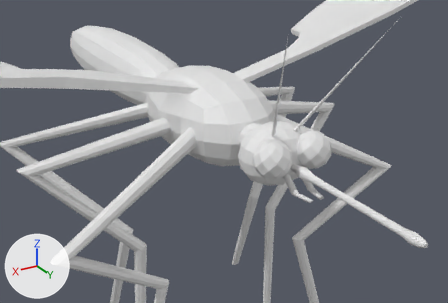
The FBX model Assets/Models/Nora Jazz/enemy.fbx: old version first, new version second.
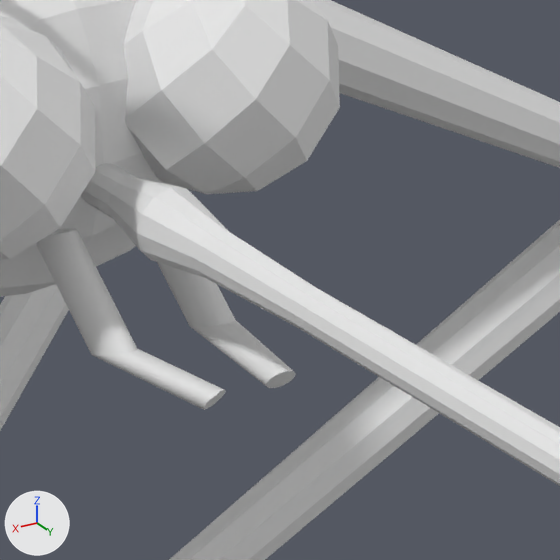
Each version is shown from a 50 mm lens placed at (1.285, 5.144, 0.939), pointed at (0.222, 3.372, 0.053), then close up on the part from 62% to 82% of the width and 45% to 75% of the height. The axes (+X, +Y, +Z) are drawn at lower left. The lights are the same throughout. Where no turn or scale is listed for an object, it has been applied to the vertices.

In view in the first close-up: 'eye.l', 'eye.r', 'front leg.l', 'head', 'mid leg.l', 'poker..l', 'poker.r', 'sucker'.
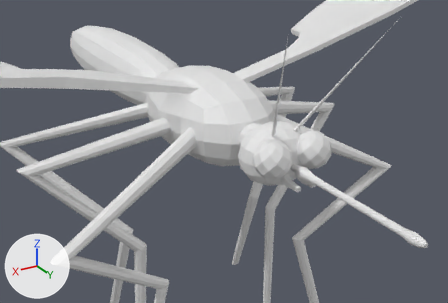
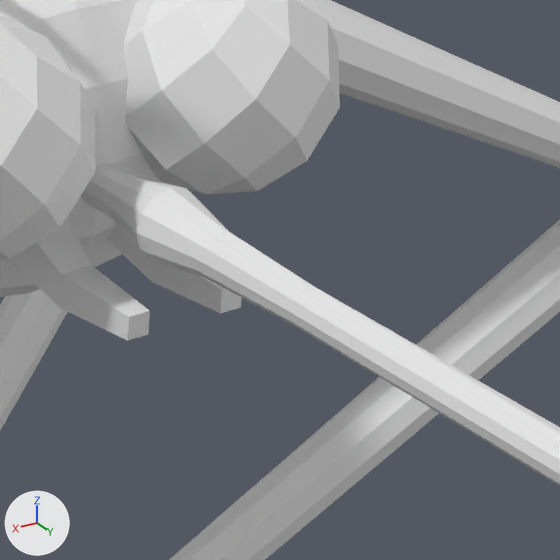
Commit message: final enemy

Boxes (x1, y1, x2, y2) around the edits, measured in the close-ups (560 x 560 px):
'poker.r', no longer drawn: before (36, 228, 226, 410)
'Cube.001', added: after (13, 218, 150, 341)
'poker..l', deleted: before (157, 262, 296, 388)
'Cube', added: after (107, 223, 242, 313)

The change in detail:
me_cone_016 is used by ob_poker_r; location (0.0, 3.4106, -0.0212); rotation (0.0, 0.0, -3.142), in degrees (0, 0, -180); scale (-0.116, -0.116, -0.537).
me_cone_016 had 96 vertices, 66 faces and spanned x 0.138..0.394, y 0.622..2.013, z 0.008..0.132.
me_cone_016 now has 0 vertices, 0 faces and spans empty.
me_cone_016 part 1: the whole mesh is rebuilt.
Mesh me_cube is new.
It has 18 vertices, 16 faces and spans x -0.0149..0.0149, y -0.04..0.0617, z -0.0223..0.0184.
Mesh me_cube_001 is new.
It has 18 vertices, 16 faces and spans x -0.0149..0.0149, y -0.04..0.0617, z -0.0223..0.0184.
Object 'poker.r' (ob_poker_r) moves from (0.0, 3.4106, -0.0212) to (0.0, 3.3806, -0.0212).
Object 'poker..l' (ob_poker__l) is deleted.
Object 'Cube' (ob_cube) is new; it shows me_cube.
Its location is (-0.0335, 3.5178, -0.0494).
Object 'Cube.001' (ob_cube_001) is new; it shows me_cube_001.
Its location is (0.0335, 3.5178, -0.0494).
